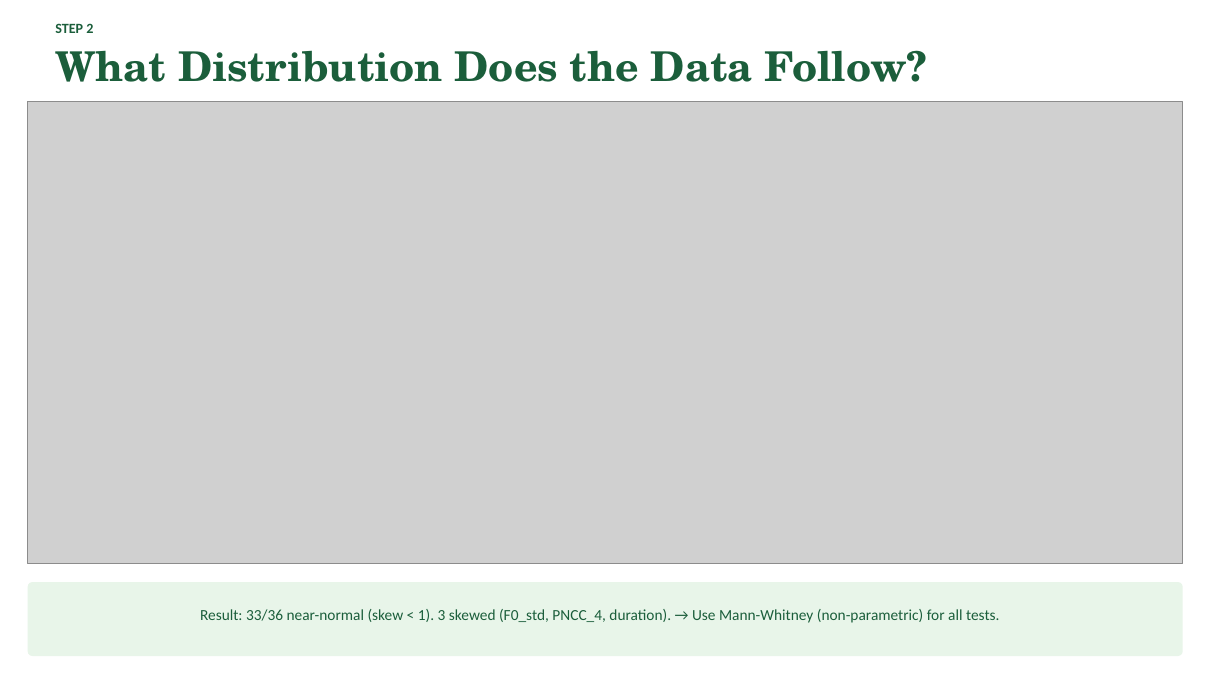
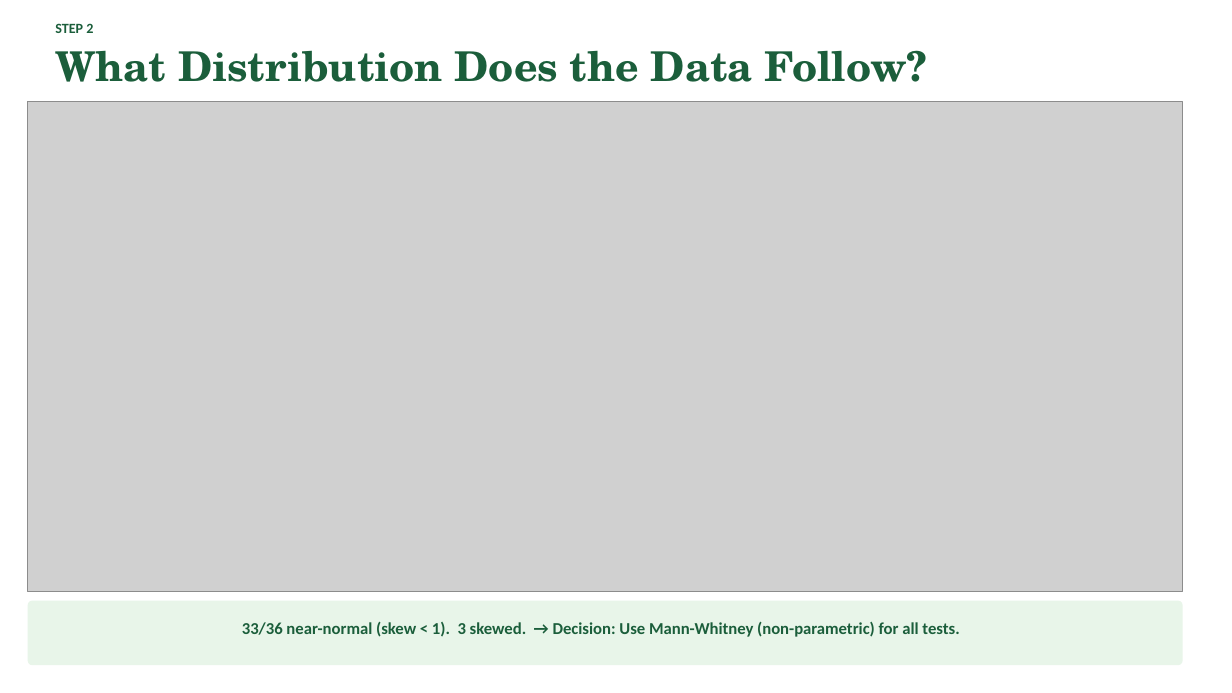
Before and after one commit to Yash-Sukhdeve/stats-audio-deepfake-detection, a slide deck: slide 3 of presentation/MCCNNY_2026_FINAL.pptx. Drawn at 1232x693 pixels with LibreOffice and Linux fonts; fonts in the diff are those of the drawing; grey boxes stand for pictures. Boxes give left, top, right and bottom in pixels: in the first picture for what was removed or moved away, otherwise in the second. Text is boxed around its words. In the diff, an @@ line names an element or a change of style, - is before the commit and + after.

```diff
--- a/presentation/MCCNNY_2026_FINAL.pptx
+++ b/presentation/MCCNNY_2026_FINAL.pptx
@@ picture: place and size @@
-picture at (28, 102, 1183, 564)
+picture at (28, 102, 1183, 592)
@@ rounded rectangle: place and size @@
-rounded rectangle at (28, 582, 1183, 656)
+rounded rectangle at (28, 601, 1183, 665)
@@ rounded rectangle at (28, 601, 1183, 665): proportions changed @@
@@ text at (242, 622, 959, 637): text changed; size 12 to 13 pt; bold on @@
-Result: 33/36 near-normal (skew < 1). 3 skewed (F0_std, PNCC_4, duration). → Use Mann-Whitney (non-parametric) for all tests.
+33/36 near-normal (skew < 1). 3 skewed. → Decision: Use Mann-Whitney (non-parametric) for all tests.
```
Also in this commit, not shown: 6 other slides changed, 4 slides added, 1 slide removed.
